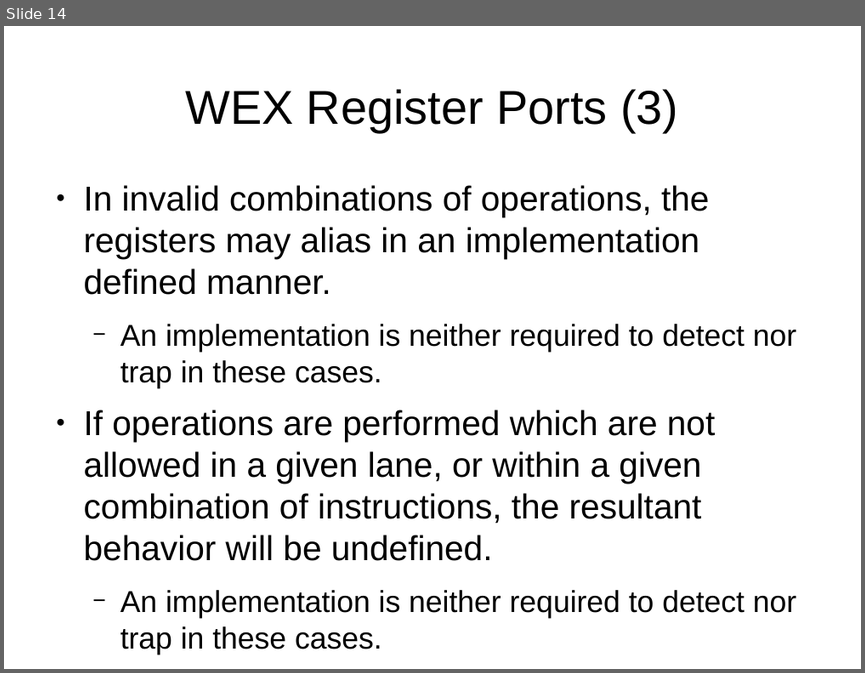
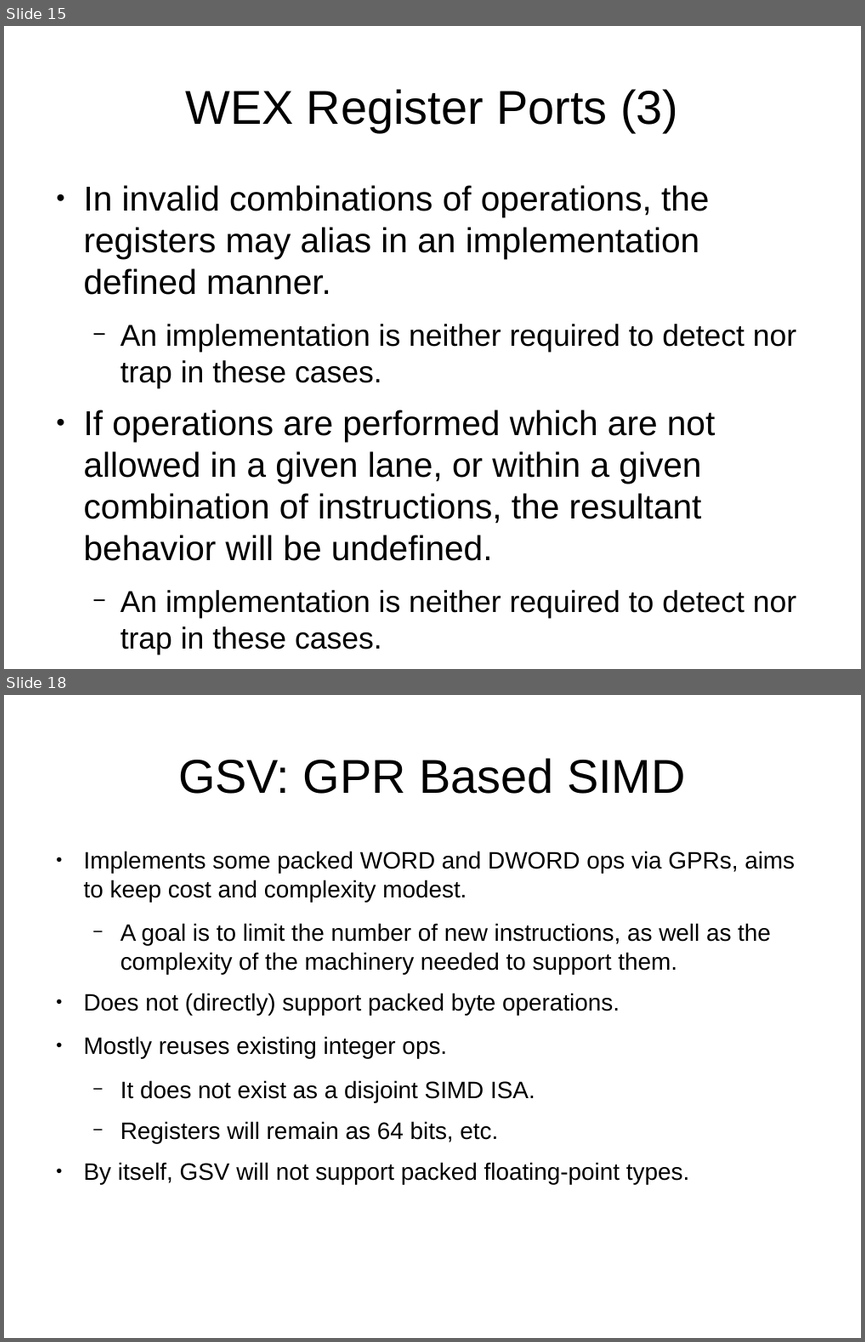
Before and after one commit to cr88192/bgbtech_btsr1arch, a slide deck: docs/slides/BJX2 Core 1.odp. Shown one above the other, each under a label of ours: slide 14 before the commit, slides 15 and 18 after it; the slides between them are not shown. The pictures are 865x673 and 865x1342 pixels, drawn with LibreOffice and Linux fonts; fonts in the diff are those of the drawing. Boxes give left, top, right and bottom in pixels: in the first picture for what was removed or moved away, otherwise in the second. Text is boxed around its words. In the diff, an @@ line names an element or a change of style, - is before the commit and + after.

```diff
--- a/docs/slides/BJX2 Core 1.odp
+++ b/docs/slides/BJX2 Core 1.odp
@@ slide 18 added at (x1=4, y1=695, x2=861, y2=1338), background #FFFFFF @@
@@ title added at (x1=178, y1=758, x2=686, y2=794), 44 pt, text #000000 @@
+GSV: GPR Based SIMD
@@ text added at (x1=84, y1=851, x2=794, y2=1184), 22 pt, text #000000 @@
+● Implements some packed WORD and DWORD ops via GPRs, aims to keep cost and complexity modest.
+  − A goal is to limit the number of new instructions, as well as the complexity of the machinery needed to support them.
+● Does not (directly) support packed byte operations.
+● Mostly reuses existing integer ops.
+  − It does not exist as a disjoint SIMD ISA.
+  − Registers will remain as 64 bits, etc.
+● By itself, GSV will not support packed floating-point types.
@@ what was slide 14 is now slide 15 @@
```
Also in this commit, not shown: 9 slides changed, 4 other slides added, 1 slide removed, 19 other files.
